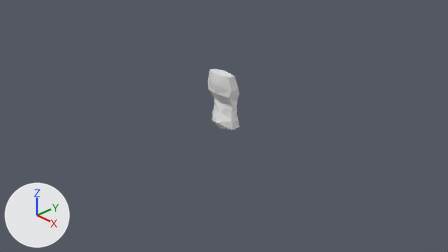
What one commit did to the Blender file lab03/character.blend.
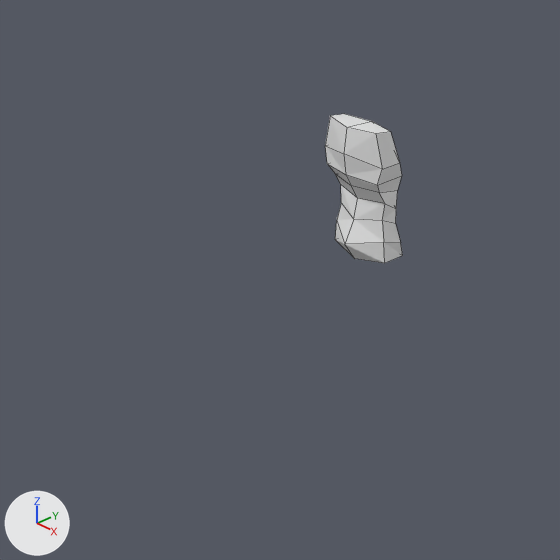
There are two pictures of each version: one from the file's camera 'Camera', one close up on the part from 17% to 68% of the width and 9% to 100% of the height. Arrows for +X, +Y and +Z are at lower left; the lights stay in place. The close-ups show mesh edges as thin lines.

The first close-up shows 'Character'.
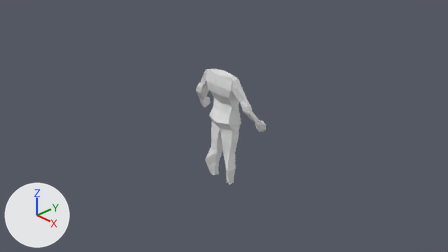
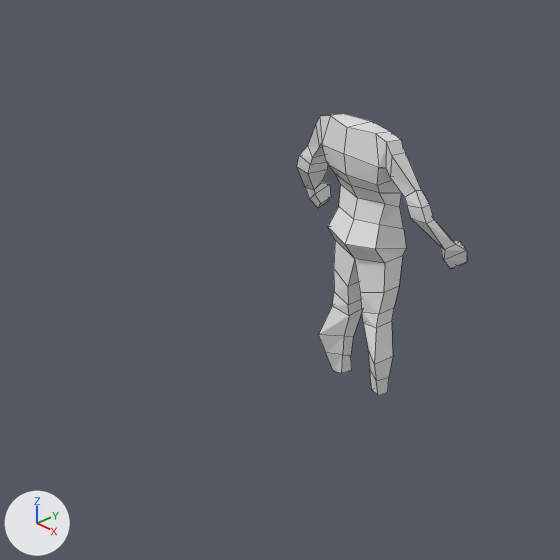
Pixel boxes (x1, y1, x2, y2) of what changed, in the close-ups (560 x 560 px):
'Character', reshaped (116% wider, 89% taller)
    before: (325, 114, 403, 263)
    after: (297, 114, 467, 396)
part 1 of me_cube, built on
    before: (325, 116, 403, 263)
    after: (297, 114, 467, 396)

Edits to the bpy script that builds the scene:
```text
Change me_cube:
    used by ob_character; location = (0.0, 0.0, 0.0); scale = (0.445, 0.445, 0.445)
    remove me_cube.from_pydata(...)  # 32 vertices, 23 faces; spans x -0.67..0.0, y -0.44..0.58, z -0.18..2.23
    add me_cube.from_pydata(...)  # 92 vertices, 83 faces; spans x -1.8..0.0, y -0.44..0.71, z -2.63..2.23
    me_cube part 1
    2 faces are deleted
    9 vertices move from x -0.67..-0.49, y -0.23..0.29, z 0.19..1.66 to x -0.67..-0.49, y -0.3..0.4, z 0.04..1.71
    60 vertices are added at x -1.8..-0.15, y -0.42..0.71, z -2.63..2.15
    62 new faces join them
```
